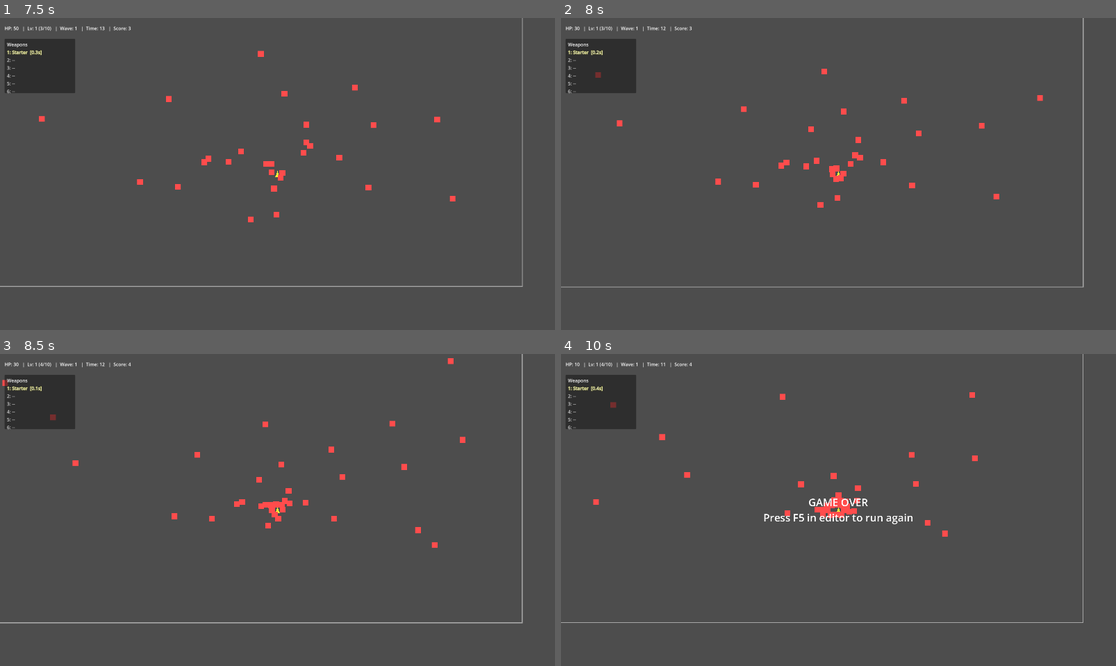
Above: before the commit, frames 1-4 (two rows, left to right).
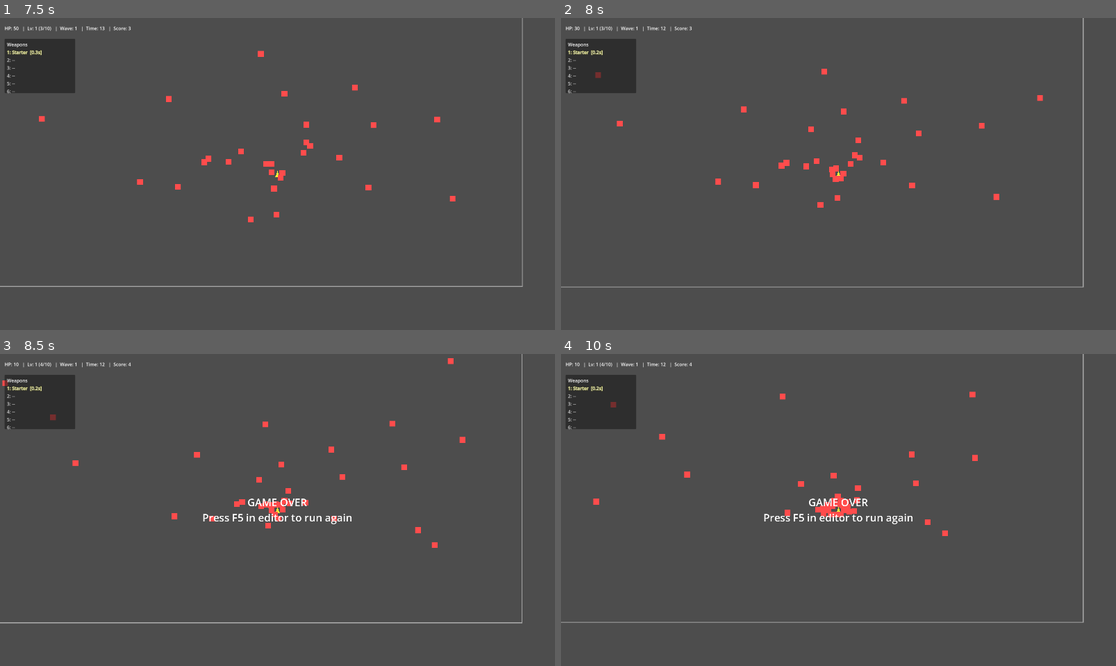
Above: after the commit, the same moments.

Repository: Deitox/Dexcoto
Game: Godot game, scene res://scenes/Main.tscn
The game is run twice, just before and just after one commit, with the same random seed, the same clock (stepped at 60 frames per second) and the same inputs.
Inputs:
- Up to frame 1 (7.5 s): click "Starter" at 0.5 s; tap Enter at 1.25 s; hold Right (ui_right) 1.28-2.03 s; hold Down (ui_down) 2.03-2.78 s; hold Right (ui_right) 2.78-3.53 s; hold Up (ui_up) 3.53-4.28 s; hold Left (ui_left) 4.28-5.78 s; hold Down (ui_down) 5.78-6.53 s; hold Right (ui_right) 6.53-7.28 s; hold Up (ui_up) from 7.28 s (still down)
- Up to frame 2 (8 s): keep holding Up (ui_up)
- Up to frame 3 (8.5 s): release Up (ui_up) at 8.03 s; hold Right (ui_right) from 8.03 s (still down)
- Up to frame 4 (10 s): tap F at 8.75, 9.5 s; release Right (ui_right) at 8.78 s; hold Down (ui_down) 8.78-9.53 s; hold Left (ui_left) from 9.53 s (still down)

Frame 1 is identical in both runs. In frame 2, less than 0.1% of the frame differs, in the area x 10-79%, y 18-59%; in frame 3, 0.5%; in frame 4, 0.6%, in the area x 0-95%, y 0-87%.

Commit message:
Various bug fixes (bullet, enemies, movement)

Diff:
--- a/project.godot
+++ b/project.godot
@@ -14,6 +14,10 @@
 run/main_scene="res://scenes/Main.tscn"
 config/features=PackedStringArray("4.4")
 
+[debug]
+
+file_logging/enable_file_logging=true
+
 [display]
 
 window/size/viewport_width=1920
--- a/scripts/arena_bounds.gd
+++ b/scripts/arena_bounds.gd
@@ -11,117 +11,117 @@
 var rect_size: Vector2 = Vector2.ZERO
 
 func _ready() -> void:
-    # Ensure 4 walls exist
-    _ensure_wall("Top")
-    _ensure_wall("Bottom")
-    _ensure_wall("Left")
-    _ensure_wall("Right")
-    # Size initially and on resize
-    _update_walls()
-    if get_viewport():
-        get_viewport().size_changed.connect(_update_walls)
-    _ensure_outline()
-    _update_outline()
+	# Ensure 4 walls exist
+	_ensure_wall("Top")
+	_ensure_wall("Bottom")
+	_ensure_wall("Left")
+	_ensure_wall("Right")
+	# Size initially and on resize
+	_update_walls()
+	if get_viewport():
+		get_viewport().size_changed.connect(_update_walls)
+	_ensure_outline()
+	_update_outline()
 
-func _ensure_wall(name: String) -> void:
-    if not has_node(name):
-        var body := StaticBody2D.new()
-        body.name = name
-        add_child(body)
-        var cs := CollisionShape2D.new()
-        body.add_child(cs)
-        cs.shape = RectangleShape2D.new()
-    else:
-        var body: Node = get_node(name)
-        if not body.has_node("CollisionShape2D"):
-            var cs := CollisionShape2D.new()
-            body.add_child(cs)
-            cs.shape = RectangleShape2D.new()
+func _ensure_wall(body_name: String) -> void:
+	if not has_node(body_name):
+		var body := StaticBody2D.new()
+		body.name = body_name
+		add_child(body)
+		var cs := CollisionShape2D.new()
+		body.add_child(cs)
+		cs.shape = RectangleShape2D.new()
+	else:
+		var body: Node = get_node(body_name)
+		if not body.has_node("CollisionShape2D"):
+			var cs := CollisionShape2D.new()
+			body.add_child(cs)
+			cs.shape = RectangleShape2D.new()
 
 func _update_walls() -> void:
-    var rect := get_viewport().get_visible_rect()
-    var sx: float
-    var sy: float
-    var origin: Vector2
-    if use_viewport_bounds:
-        sx = rect.size.x
-        sy = rect.size.y
-        origin = rect.position
-    else:
-        sx = arena_size.x
-        sy = arena_size.y
-        # Center the arena at this node's global position
-        origin = global_position - Vector2(sx, sy) * 0.5
-    var t: float = max(1.0, thickness)
+	var rect := get_viewport().get_visible_rect()
+	var sx: float
+	var sy: float
+	var origin: Vector2
+	if use_viewport_bounds:
+		sx = rect.size.x
+		sy = rect.size.y
+		origin = rect.position
+	else:
+		sx = arena_size.x
+		sy = arena_size.y
+		# Center the arena at this node's global position
+		origin = global_position - Vector2(sx, sy) * 0.5
+	var t: float = max(1.0, thickness)
 
-    rect_origin = origin
-    rect_size = Vector2(sx, sy)
+	rect_origin = origin
+	rect_size = Vector2(sx, sy)
 
-    # Top and bottom span width; left and right span height
-    # Use centers positioned just outside the screen so inner edge aligns with viewport edge
-    _set_wall(
-        "Top",
-        Vector2(origin.x + sx * 0.5, origin.y - t * 0.5),
-        Vector2(sx + t * 2.0, t)
-    )
-    _set_wall(
-        "Bottom",
-        Vector2(origin.x + sx * 0.5, origin.y + sy + t * 0.5),
-        Vector2(sx + t * 2.0, t)
-    )
-    _set_wall(
-        "Left",
-        Vector2(origin.x - t * 0.5, origin.y + sy * 0.5),
-        Vector2(t, sy + t * 2.0)
-    )
-    _set_wall(
-        "Right",
-        Vector2(origin.x + sx + t * 0.5, origin.y + sy * 0.5),
-        Vector2(t, sy + t * 2.0)
-    )
-    _update_outline()
+	# Top and bottom span width; left and right span height
+	# Use centers positioned just outside the screen so inner edge aligns with viewport edge
+	_set_wall(
+		"Top",
+		Vector2(origin.x + sx * 0.5, origin.y - t * 0.5),
+		Vector2(sx + t * 2.0, t)
+	)
+	_set_wall(
+		"Bottom",
+		Vector2(origin.x + sx * 0.5, origin.y + sy + t * 0.5),
+		Vector2(sx + t * 2.0, t)
+	)
+	_set_wall(
+		"Left",
+		Vector2(origin.x - t * 0.5, origin.y + sy * 0.5),
+		Vector2(t, sy + t * 2.0)
+	)
+	_set_wall(
+		"Right",
+		Vector2(origin.x + sx + t * 0.5, origin.y + sy * 0.5),
+		Vector2(t, sy + t * 2.0)
+	)
+	_update_outline()
 
 func _set_wall(body_name: String, pos: Vector2, size: Vector2) -> void:
-    if not has_node(body_name):
-        return
-    var body: Node2D = get_node(body_name)
-    body.global_position = pos
-    var cs: CollisionShape2D = body.get_node_or_null("CollisionShape2D")
-    if cs == null:
-        cs = CollisionShape2D.new()
-        body.add_child(cs)
-    var r := cs.shape as RectangleShape2D
-    if r == null:
-        r = RectangleShape2D.new()
-        cs.shape = r
-    r.size = size
+	if not has_node(body_name):
+		return
+	var body: Node2D = get_node(body_name)
+	body.global_position = pos
+	var cs: CollisionShape2D = body.get_node_or_null("CollisionShape2D")
+	if cs == null:
+		cs = CollisionShape2D.new()
+		body.add_child(cs)
+	var r := cs.shape as RectangleShape2D
+	if r == null:
+		r = RectangleShape2D.new()
+		cs.shape = r
+	r.size = size
 
 func _ensure_outline() -> void:
-    var line := get_node_or_null("Outline") as Line2D
-    if line == null:
-        line = Line2D.new()
-        line.name = "Outline"
-        add_child(line)
-    line.default_color = outline_color
-    line.width = outline_width
-    line.visible = outline_visible
-    line.z_index = 1000
+	var line := get_node_or_null("Outline") as Line2D
+	if line == null:
+		line = Line2D.new()
+		line.name = "Outline"
+		add_child(line)
+	line.default_color = outline_color
+	line.width = outline_width
+	line.visible = outline_visible
+	line.z_index = 1000
 
 func _update_outline() -> void:
-    var line := get_node_or_null("Outline") as Line2D
-    if line == null:
-        return
-    line.visible = outline_visible
-    line.default_color = outline_color
-    line.width = outline_width
-    # position outline at top-left of arena rect and set points locally
-    line.global_position = rect_origin
-    var sx: float = rect_size.x
-    var sy: float = rect_size.y
-    var pts := PackedVector2Array([
-        Vector2(0, 0), Vector2(sx, 0), Vector2(sx, sy), Vector2(0, sy), Vector2(0, 0)
-    ])
-    line.points = pts
+	var line := get_node_or_null("Outline") as Line2D
+	if line == null:
+		return
+	line.visible = outline_visible
+	line.default_color = outline_color
+	line.width = outline_width
+	# position outline at top-left of arena rect and set points locally
+	line.global_position = rect_origin
+	var sx: float = rect_size.x
+	var sy: float = rect_size.y
+	var pts := PackedVector2Array([
+		Vector2(0, 0), Vector2(sx, 0), Vector2(sx, sy), Vector2(0, sy), Vector2(0, 0)
+	])
+	line.points = pts
 
 func get_arena_rect() -> Rect2:
-    return Rect2(rect_origin, rect_size)
+	return Rect2(rect_origin, rect_size)
--- a/scripts/beam.gd
+++ b/scripts/beam.gd
@@ -12,45 +12,45 @@
 @onready var line: Line2D = $Line2D
 
 func _ready() -> void:
-    if line:
-        line.width = width
-        line.default_color = color
+	if line:
+		line.width = width
+		line.default_color = color
 
 func activate(pos: Vector2, dir: Vector2, dmg: int, col: Color, length: float = -1.0) -> void:
-    global_position = pos
-    _damage = dmg
-    color = col
-    if line:
-        line.default_color = color
-    var len: float = max_length if length <= 0.0 else length
-    # Raycast to first collider to place beam end and apply damage.
-    var space: PhysicsDirectSpaceState2D = get_world_2d().direct_space_state
-    var to: Vector2 = pos + dir.normalized() * len
-    var query := PhysicsRayQueryParameters2D.create(pos, to)
-    query.collide_with_areas = true
-    query.collide_with_bodies = true
-    var hit := space.intersect_ray(query)
-    var end_point: Vector2 = to
-    if hit and hit.has("position"):
-        end_point = Vector2(hit["position"])
-        var collider = hit.get("collider")
-        if collider and collider.is_in_group("enemies") and collider.has_method("take_damage"):
-            collider.take_damage(_damage)
-    _set_line(Vector2.ZERO, (end_point - pos))
-    _time = 0.0
-    _active = true
-    visible = true
+	global_position = pos
+	_damage = dmg
+	color = col
+	if line:
+		line.default_color = color
+	var beam_len: float = max_length if length <= 0.0 else length
+	# Raycast to first collider to place beam end and apply damage.
+	var space: PhysicsDirectSpaceState2D = get_world_2d().direct_space_state
+	var to: Vector2 = pos + dir.normalized() * beam_len
+	var query := PhysicsRayQueryParameters2D.create(pos, to)
+	query.collide_with_areas = true
+	query.collide_with_bodies = true
+	var hit := space.intersect_ray(query)
+	var end_point: Vector2 = to
+	if hit and hit.has("position"):
+		end_point = Vector2(hit["position"])
+		var collider = hit.get("collider")
+		if collider and collider.is_in_group("enemies") and collider.has_method("take_damage"):
+			collider.take_damage(_damage)
+	_set_line(Vector2.ZERO, (end_point - pos))
+	_time = 0.0
+	_active = true
+	visible = true
 
 func _physics_process(delta: float) -> void:
-    if not _active:
-        return
-    _time += delta
-    if _time >= duration:
-        queue_free()
+	if not _active:
+		return
+	_time += delta
+	if _time >= duration:
+		queue_free()
 
-func _set_line(from_local: Vector2, to_local: Vector2) -> void:
-    if not line:
-        return
-    line.clear_points()
-    line.add_point(from_local)
-    line.add_point(to_local)
+func _set_line(from_local: Vector2, to_point: Vector2) -> void:
+	if not line:
+		return
+	line.clear_points()
+	line.add_point(from_local)
+	line.add_point(to_point)
--- a/scripts/bullet.gd
+++ b/scripts/bullet.gd
@@ -13,51 +13,51 @@
 var pool: Node = null
 
 func _ready() -> void:
-    # Join projectiles group only while active (done in activate()).
-    body_entered.connect(_on_body_entered)
-    if poly:
-        poly.color = color
+	# Join projectiles group only while active (done in activate()).
+	body_entered.connect(_on_body_entered)
+	if poly:
+		poly.color = color
 
 func _physics_process(delta: float) -> void:
-    if not active:
-        return
-    global_position += direction * speed * delta
-    _life += delta
-    if _life > lifetime:
-        _return_to_pool()
+	if not active:
+		return
+	global_position += direction * speed * delta
+	_life += delta
+	if _life > lifetime:
+		_return_to_pool()
 
 func _on_body_entered(body: Node) -> void:
-    if body.is_in_group("enemies"):
-        if body.has_method("take_damage"):
-            body.take_damage(damage)
-        _return_to_pool()
+	if body.is_in_group("enemies"):
+		if body.has_method("take_damage"):
+			body.take_damage(damage)
+		_return_to_pool()
 
 func activate(pos: Vector2, dir: Vector2, spd: float, dmg: int, col: Color, life: float, p: Node) -> void:
-    global_position = pos
-    direction = dir
-    speed = spd
-    damage = dmg
-    color = col
-    lifetime = life
-    _life = 0.0
-    active = true
-    pool = p
-    visible = true
-    monitoring = true
-    if not is_in_group("projectiles"):
-        add_to_group("projectiles")
-    if poly:
-        poly.color = color
+	global_position = pos
+	direction = dir
+	speed = spd
+	damage = dmg
+	color = col
+	lifetime = life
+	_life = 0.0
+	active = true
+	pool = p
+	visible = true
+	set_deferred("monitoring", true)
+	if not is_in_group("projectiles"):
+		add_to_group("projectiles")
+	if poly:
+		poly.color = color
 
 func deactivate() -> void:
-    active = false
-    visible = false
-    monitoring = false
-    if is_in_group("projectiles"):
-        remove_from_group("projectiles")
+	active = false
+	visible = false
+	set_deferred("monitoring", false)
+	if is_in_group("projectiles"):
+		remove_from_group("projectiles")
 
 func _return_to_pool() -> void:
-    if pool and pool.has_method("return_bullet"):
-        pool.call("return_bullet", self)
-    else:
-        queue_free()
+	if pool and pool.has_method("return_bullet"):
+		pool.call("return_bullet", self)
+	else:
+		queue_free()
--- a/scripts/enemy.gd
+++ b/scripts/enemy.gd
@@ -16,97 +16,97 @@
 @onready var body_shape: CollisionShape2D = $CollisionShape2D
 
 func _ready() -> void:
-    # Add to group only while active (done in activate()).
-    _apply_tier()
-    health = max_health
-    if hitbox and not hitbox.body_entered.is_connected(_on_hitbox_body_entered):
-        hitbox.body_entered.connect(_on_hitbox_body_entered)
+	# Add to group only while active (done in activate()).
+	_apply_tier()
+	health = max_health
+	if hitbox and not hitbox.body_entered.is_connected(_on_hitbox_body_entered):
+		hitbox.body_entered.connect(_on_hitbox_body_entered)
 
 func set_tier(t: int) -> void:
-    tier = max(1, t)
-    _apply_tier()
-    health = max_health
+	tier = max(1, t)
+	_apply_tier()
+	health = max_health
 
 func _apply_tier() -> void:
-    var t: int = max(1, tier)
-    var base_hp: int = 20
-    var base_dmg: int = 10
-    var base_speed: float = 120.0
-    var hp: int = base_hp
-    var dmg: int = base_dmg
-    var spd: float = base_speed
-    for i in range(2, t + 1):
-        hp = int(round(hp * 1.5))
-        dmg = int(round(dmg * 1.25))
-        spd *= 0.95
-    max_health = hp
-    contact_damage = dmg
-    move_speed = spd
-    # Compute reward points roughly proportional to enemy power.
-    # Base is 1 at tier 1; scales mostly with HP, slightly with damage.
-    var hp_factor: float = float(max_health) / 20.0
-    var dmg_factor: float = float(contact_damage) / 10.0
-    reward_points = max(1, int(round(hp_factor * 0.8 + dmg_factor * 0.2)))
-    var s: float = 1.0 + 0.15 * float(t - 1)
-    scale = Vector2(s, s)
-    if poly:
-        poly.color = Color(1.0, 0.3 + 0.1 * float(t - 1), 0.3)
+	var t: int = max(1, tier)
+	var base_hp: int = 20
+	var base_dmg: int = 10
+	var base_speed: float = 120.0
+	var hp: int = base_hp
+	var dmg: int = base_dmg
+	var spd: float = base_speed
+	for i in range(2, t + 1):
+		hp = int(round(hp * 1.5))
+		dmg = int(round(dmg * 1.25))
+		spd *= 0.95
+	max_health = hp
+	contact_damage = dmg
+	move_speed = spd
+	# Compute reward points roughly proportional to enemy power.
+	# Base is 1 at tier 1; scales mostly with HP, slightly with damage.
+	var hp_factor: float = float(max_health) / 20.0
+	var dmg_factor: float = float(contact_damage) / 10.0
+	reward_points = max(1, int(round(hp_factor * 0.8 + dmg_factor * 0.2)))
+	var s: float = 1.0 + 0.15 * float(t - 1)
+	scale = Vector2(s, s)
+	if poly:
+		poly.color = Color(1.0, 0.3 + 0.1 * float(t - 1), 0.3)
 
 func _physics_process(_delta: float) -> void:
-    if not active:
-        return
-    if target == null or not is_instance_valid(target):
-        var players: Array = get_tree().get_nodes_in_group("player")
-        if players.size() > 0:
-            target = players[0]
-        else:
-            return
-    var dir: Vector2 = (target.global_position - global_position).normalized()
-    velocity = dir * move_speed
-    move_and_slide()
+	if not active:
+		return
+	if target == null or not is_instance_valid(target):
+		var players: Array = get_tree().get_nodes_in_group("player")
+		if players.size() > 0:
+			target = players[0]
+		else:
+			return
+	var dir: Vector2 = (target.global_position - global_position).normalized()
+	velocity = dir * move_speed
+	move_and_slide()
 
 func take_damage(amount: int) -> void:
-    health -= amount
-    if health <= 0:
-        if get_tree().current_scene and get_tree().current_scene.has_method("add_score"):
-            # Pass 1 kill and reward points scaled to enemy power
-            get_tree().current_scene.add_score(1, reward_points)
-        _return_to_pool()
+	health -= amount
+	if health <= 0:
+		if get_tree().current_scene and get_tree().current_scene.has_method("add_score"):
+			# Pass 1 kill and reward points scaled to enemy power
+			get_tree().current_scene.add_score(1, reward_points)
+		_return_to_pool()
 
 func _on_hitbox_body_entered(body: Node) -> void:
-    if body.is_in_group("player"):
-        if body.has_method("take_damage"):
-            body.take_damage(contact_damage)
+	if body.is_in_group("player"):
+		if body.has_method("take_damage"):
+			body.take_damage(contact_damage)
 
 func activate(pos: Vector2, t: int, tgt: Node2D, p: Node) -> void:
-    global_position = pos
-    set_tier(t)
-    target = tgt
-    pool = p
-    active = true
-    if not is_in_group("enemies"):
-        add_to_group("enemies")
-    visible = true
-    modulate.a = 1.0
-    if hitbox:
-        hitbox.monitoring = true
-    if body_shape:
-        body_shape.disabled = false
-    if poly:
-        poly.visible = true
+	global_position = pos
+	set_tier(t)
+	target = tgt
+	pool = p
+	active = true
+	if not is_in_group("enemies"):
+		add_to_group("enemies")
+	visible = true
+	modulate.a = 1.0
+	if hitbox:
+		hitbox.set_deferred("monitoring", true)
+	if body_shape:
+		body_shape.set_deferred("disabled", false)
+	if poly:
+		poly.visible = true
 
 func deactivate() -> void:
-    active = false
-    visible = false
-    if is_in_group("enemies"):
-        remove_from_group("enemies")
-    if hitbox:
-        hitbox.monitoring = false
-    if body_shape:
-        body_shape.disabled = true
+	active = false
+	visible = false
+	if is_in_group("enemies"):
+		remove_from_group("enemies")
+	if hitbox:
+		hitbox.set_deferred("monitoring", false)
+	if body_shape:
+		body_shape.set_deferred("disabled", true)
 
 func _return_to_pool() -> void:
-    if pool and pool.has_method("return_enemy"):
-        pool.call("return_enemy", self)
-    else:
-        queue_free()
+	if pool and pool.has_method("return_enemy"):
+		pool.call("return_enemy", self)
+	else:
+		queue_free()
--- a/scripts/main.gd
+++ b/scripts/main.gd
@@ -38,7 +38,7 @@
 @onready var char_opts: GridContainer = $UI/CharacterSelect/VBox/Options
 
 # Use global class UpgradeDB (from upgrades.gd)
-const ShopDB = preload("res://scripts/shop.gd")
+const ShopLib = preload("res://scripts/shop.gd")
 const TURRET_SCENE: PackedScene = preload("res://scenes/Turret.tscn")
 
 # HUD highlight map for weapon changes while in shop
@@ -116,11 +116,19 @@
 		return
 	if arena_bounds and arena_bounds.has_method("get_arena_rect"):
 		var r: Rect2 = arena_bounds.call("get_arena_rect")
-		player.global_position = r.position + r.size * 0.5
+		var cpos := r.position + r.size * 0.5
+		if player and player.has_method("set_position_and_reset_guard"):
+			player.call("set_position_and_reset_guard", cpos)
+		else:
+			player.global_position = cpos
 		return
 	# Fallback to viewport center
 	var rect := get_viewport().get_visible_rect()
-	player.global_position = rect.position + rect.size * 0.5
+	var cpos2 := rect.position + rect.size * 0.5
+	if player and player.has_method("set_position_and_reset_guard"):
+		player.call("set_position_and_reset_guard", cpos2)
+	else:
+		player.global_position = cpos2
 
 func _process(delta: float) -> void:
 	if is_game_over:
@@ -269,12 +277,11 @@
 		var text := "%d: --" % (i + 1)
 		if i < player.weapons.size():
 			var w: Dictionary = player.weapons[i]
-			var name: String = String(w.get("name", "?"))
-			var tier: int = int(w.get("tier", 1))
+			var wname: String = String(w.get("name", "?"))
 			var cd: float = float(w.get("cd", 0.0))
 			var cd_s: String = ("RDY" if cd <= 0.0 else "%.1fs" % cd)
 			# Remove textual tier tag; color indicates tier
-			text = "%d: %s  [%s]" % [i + 1, name, cd_s]
+			text = "%d: %s  [%s]" % [i + 1, wname, cd_s]
 		if labels[i]:
 			labels[i].text = text
 			var tier_for_color: int = 1
@@ -372,7 +379,7 @@
 	_show_shop()
 
 func _generate_shop_offers() -> void:
-	shop_offers = ShopDB.generate_offers(3, wave)
+	shop_offers = ShopLib.generate_offers(3, wave)
 	# ensure offers carry a 'sold' flag set to false
 	for i in range(shop_offers.size()):
 		shop_offers[i]["sold"] = false
@@ -380,7 +387,7 @@
 func _show_shop() -> void:
 	shop_panel.visible = true
 	_update_shop_title()
-	var texts: Array[String] = []
+	# removed unused variable
 	var btns: Array = [shop_opt1, shop_opt2, shop_opt3]
 	for i in range(min(3, shop_offers.size())):
 		var o: Dictionary = shop_offers[i]
@@ -673,7 +680,7 @@
 		"id":"starter","name":"Starter","color": Color(1,1,0.2),
 		"weapon": {"kind":"weapon","id":"starter","name":"Starter","fire_interval":0.4,"damage":8,"speed":500.0,"projectiles":1,"color": Color(1,1,0.2)}
 	})
-	for w in ShopDB.weapons():
+	for w in ShopLib.weapons():
 		chars.append({"id": w["id"], "name": w["name"], "color": w["color"], "weapon": w})
 	# Create a button per character
 	for ch in chars:
--- a/scripts/player.gd
+++ b/scripts/player.gd
@@ -22,6 +22,10 @@
 var lifesteal_per_kill: int = 0
 @onready var body_poly: Polygon2D = $Polygon2D
 
+# Debug/guard against rare teleport glitches
+var _last_pos: Vector2 = Vector2.ZERO
+var _teleport_log_cooldown: float = 0.0
+
 # Weapon system
 const MAX_WEAPON_SLOTS: int = 6
 var weapons: Array[Dictionary] = [] # each: {id, name, tier, fire_interval, damage, speed, projectiles, color, cd}
@@ -42,6 +46,13 @@
 func _ready() -> void:
     health = max_health
     bullet_pool = get_tree().get_first_node_in_group("bullet_pool")
+    _last_pos = global_position
+
+func set_position_and_reset_guard(pos: Vector2) -> void:
+    # Public helper to intentionally reposition the player without triggering the anti-teleport guard.
+    global_position = pos
+    _last_pos = pos
+    velocity = Vector2.ZERO
 
 
 func _physics_process(delta: float) -> void:
@@ -58,6 +69,20 @@
         input_dir = Input.get_vector("ui_left", "ui_right", "ui_up", "ui_down")
     velocity = input_dir * move_speed
     move_and_slide()
+
+    # Anti-teleport guard: if we moved an unexpectedly large distance in one physics frame,
+    # cancel the move and zero velocity. This is defensive while we hunt the root cause.
+    var step_dist: float = global_position.distance_to(_last_pos)
+    var expected_step: float = move_speed * delta * 2.5 # generous factor for diagonals/buffs
+    var hard_cap: float = 320.0 # absolute threshold in px/frame
+    if step_dist > max(expected_step, hard_cap):
+        global_position = _last_pos
+        velocity = Vector2.ZERO
+        if _teleport_log_cooldown <= 0.0:
+            print("[Guard] Cancelled abnormal move: ", step_dist)
+            _teleport_log_cooldown = 1.0
+    _teleport_log_cooldown = max(0.0, _teleport_log_cooldown - delta)
+    _last_pos = global_position
 
     var target: Node2D = _get_nearest_enemy()
     if target:
--- a/scripts/turret.gd
+++ b/scripts/turret.gd
@@ -3,7 +3,7 @@
 @export var fire_interval: float = 0.8
 @export var damage: int = 6
 @export var speed: float = 480.0
-@export var range: float = 420.0
+@export var attack_range: float = 420.0
 @export var color: Color = Color(0.7, 1.0, 0.3)
 
 var tier: int = 1
@@ -68,7 +68,7 @@
 	fire_interval = fi
 	damage = dmg
 	speed = proj_speed
-	range = rng
+	attack_range = rng
 	# Make turret slightly larger per tier
 	var s: float = 1.0 + 0.1 * float(t - 1)
 	scale = Vector2(s, s)
@@ -90,7 +90,7 @@
 func _get_nearest_enemy_in_range() -> Node2D:
 	var enemies: Array = get_tree().get_nodes_in_group("enemies")
 	var nearest: Node2D = null
-	var min_d: float = range * range
+	var min_d: float = attack_range * attack_range
 	for e in enemies:
 		if not is_instance_valid(e):
 			continue
